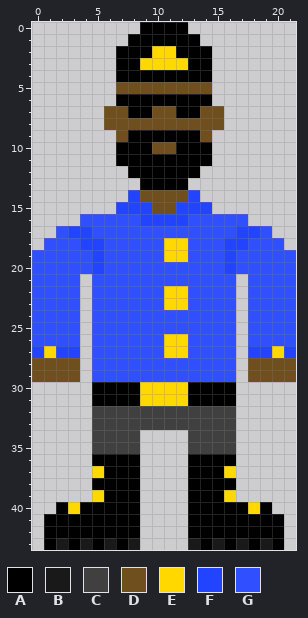
Edited in one commit: pixel-art sprite (Assets/Images/CharacterCreation/Character.png). The picture above is the old version.
The file is 22x44 pixels. Colours within 5 levels of each other are drawn and written as one.
Palette (. is transparent): A #000000  B #191919  C #404040  D #6f4f1d  E #ffd800  F #2344ff  G #304fff
Pixels before, first column x 0:
 0 .........AAAA.........
 1 ........AAAAAA........
 2 .......AAAEEAAA.......
 3 .......AAEEEEAA.......
 4 .......AAAAAAAA.......
 5 .......DDDDDDDD.......
 6 .......AAAAAAAA.......
 7 ......DDAADDAADD......
 8 ......DDDDDDDDDD......
 9 .......DAAAAAAD.......
10 .......AAADDAAA.......
11 .......AAAAAAAA.......
12 ........AAAAAA........
13 .........AAAA.........
14 ........FDDDDF........
15 .......FFFDDFFF.......
16 ....GGGGGFFFFGGGGG....
17 ..GFFGGGGGGGGGGGGFFG..
18 .GGGFFGGGGGEEGGGFFGGG.
19 GGGGGFGGGGGEEGGGFGGGGG
20 GGGGGFGGGGGGGGGGFGGGGG
21 GGGG.GGGGGGGGGGGG.GGGG
22 GGGG.GGGGGGEEGGGG.GGGG
23 GGGG.GGGGGGEEGGGG.GGGG
24 GGGG.GGGGGGGGGGGG.GGGG
25 GGGG.GGGGGGGGGGGG.GGGG
26 GGGG.GGGGGGEEGGGG.GGGG
27 FEFF.GGGGGGEEGGGG.FFEF
28 DDDD.GGGGGGGGGGGG.DDDD
29 DDDD.GGGGGGGGGGGG.DDDD
30 .....AAAAEEEEAAAA.....
31 .....AAAAEEEEAAAA.....
32 .....CCCCCCCCCCCC.....
33 .....CCCCCCCCCCCC.....
34 .....CCCC....CCCC.....
35 .....CCCC....CCCC.....
36 .....AAAA....AAAA.....
37 .....EAAA....AAAE.....
38 .....AAAA....AAAA.....
39 .....EAAA....AAAE.....
40 ..AEAAAAA....AAAAAEA..
41 .AAAAAAAA....AAAAAAAA.
42 .AAAAAAAA....AAAAAAAA.
43 .ABABABAB....BABABABA.
Once edited:
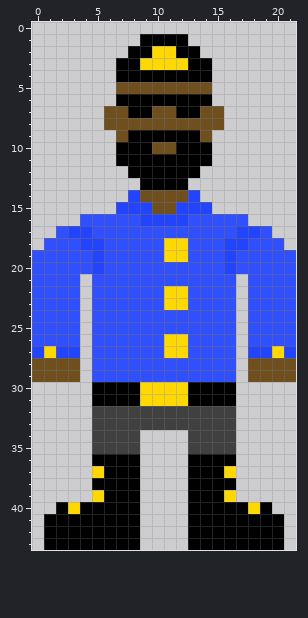
Edits made:
Colour B gives way to colour A in row 43 at x 2, 4, 6, 8, 13, 15, 17 and 19.
Colour A is removed in row 0 at x 9 to 12; in row 1 at x 8 and 13; in row 2 at x 7 and 14.
